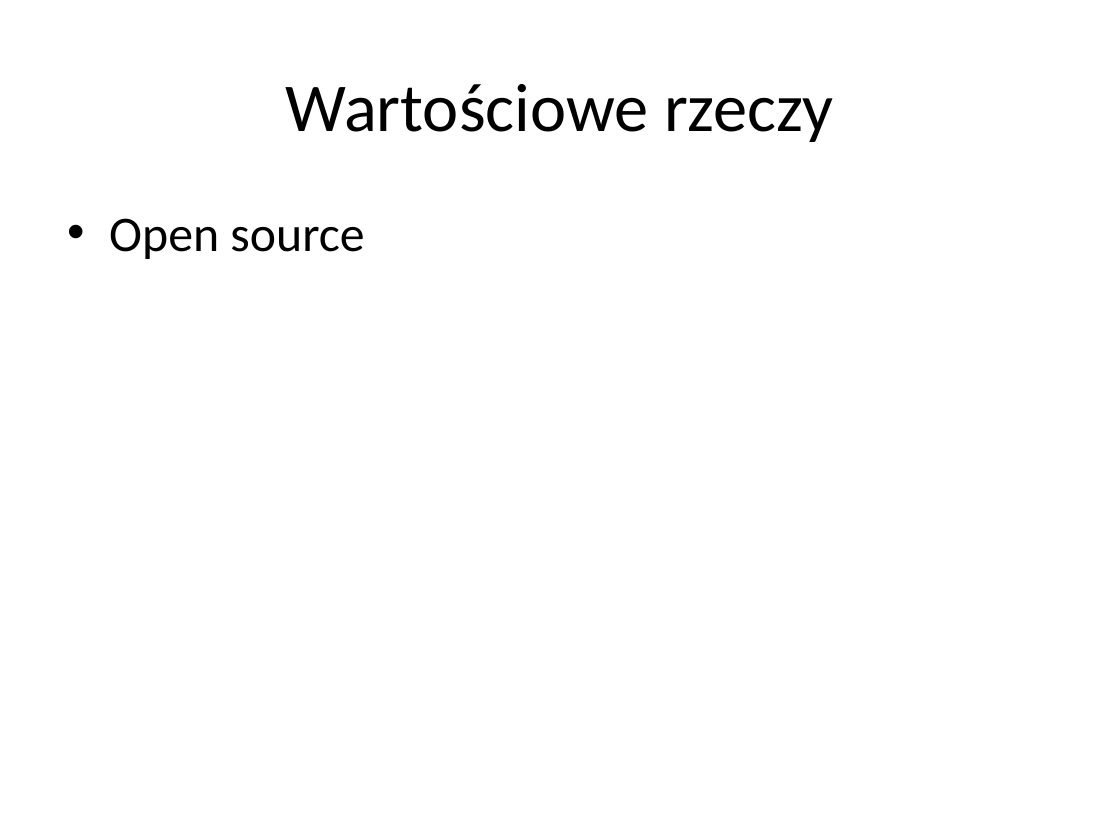
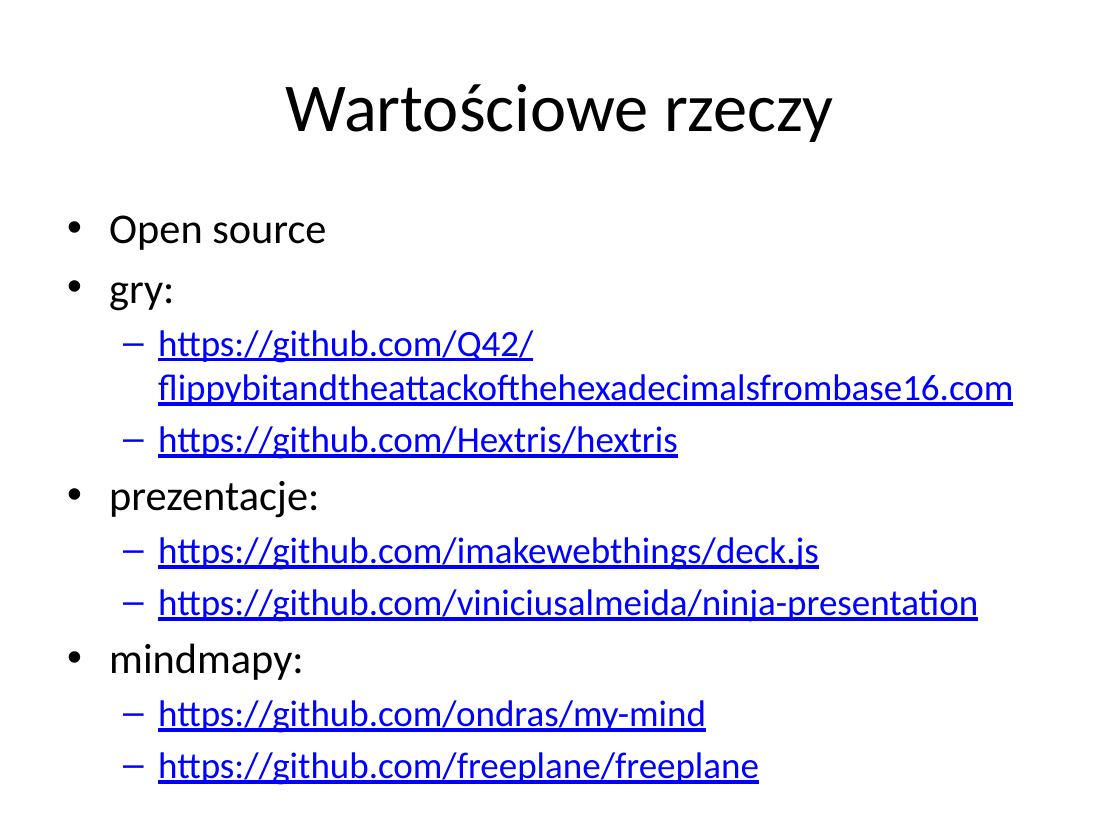
Before and after one commit to krzysztofkaluzny/codeweek, a slide deck: slide 15 of GitHub - Talk .pptx (slide 14 before the commit). Drawn at 1120x840 pixels with LibreOffice and Linux fonts; fonts in the diff are those of the drawing. Boxes give left, top, right and bottom in pixels: in the first picture for what was removed or moved away, otherwise in the second. Text is boxed around its words. In the diff, an @@ line names an element or a change of style, - is before the commit and + after.

```diff
--- a/GitHub - Talk .pptx
+++ b/GitHub - Talk .pptx
@@ text at <box>109,215,326,250</box>: size 32 to 27.2 pt in "Open source" @@
@@ text at <box>109,282,1013,785</box>: paragraphs added @@
+• gry:
+  – https://github.com/Q42/flippybitandtheattackofthehexadecimalsfrombase16.com
+  – https://github.com/Hextris/hextris
+• prezentacje:
+  – https://github.com/imakewebthings/deck.js
+  – https://github.com/viniciusalmeida/ninja-presentation
+• mindmapy:
+  – https://github.com/ondras/my-mind
+  – https://github.com/freeplane/freeplane
```
Also in this commit, not shown: 1 slide added.
